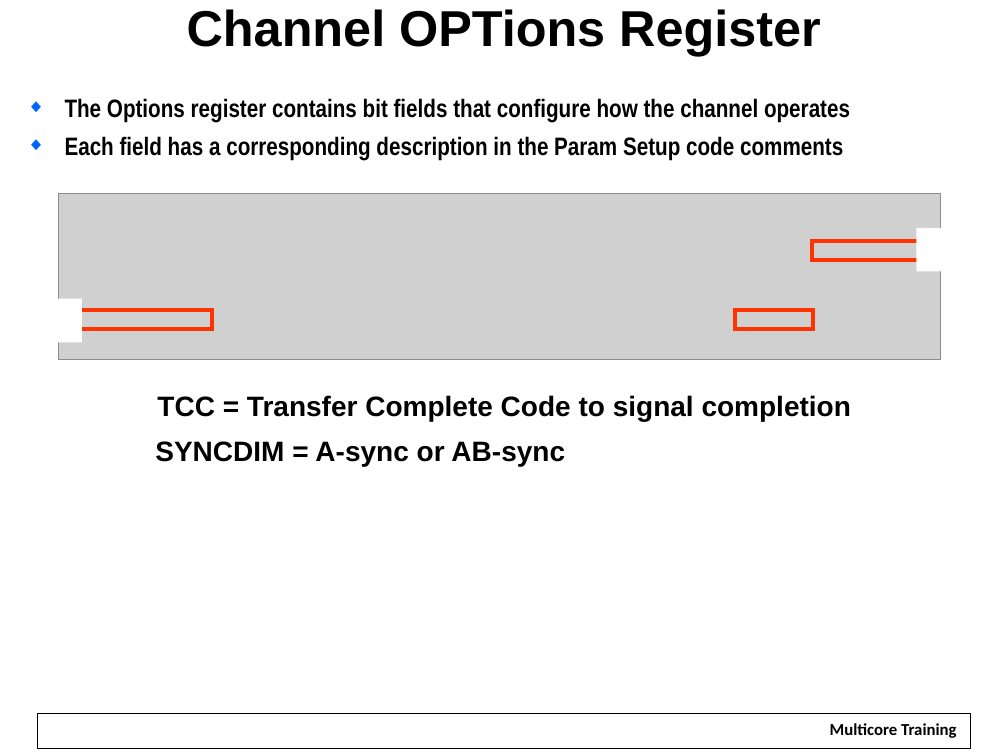
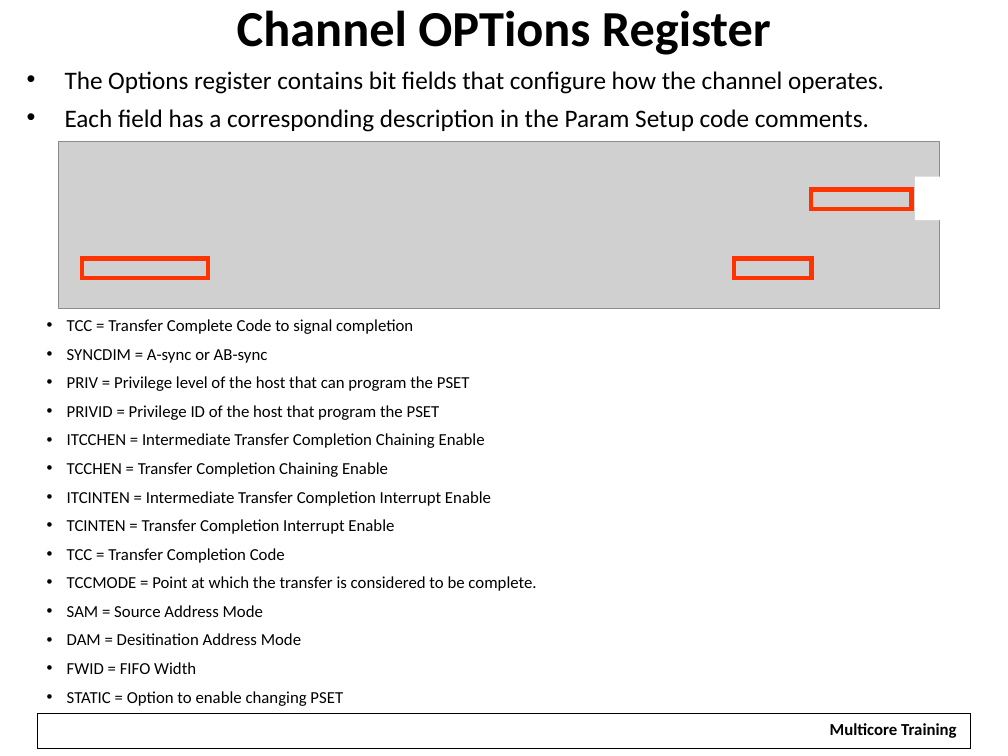
Before and after one commit to hari1989/keystone-workshop, a slide deck: slide 38 of slides/Intro to EDMA.pptx (slide 51 before the commit). Drawn at 1008x756 pixels with LibreOffice and Linux fonts; fonts in the diff are those of the drawing; grey boxes stand for pictures; background and template pictures are left out. Boxes give left, top, right and bottom in pixels: in the first picture for what was removed or moved away, otherwise in the second. Text is boxed around its words. In the diff, an @@ line names an element or a change of style, - is before the commit and + after.

```diff
--- a/slides/Intro to EDMA.pptx
+++ b/slides/Intro to EDMA.pptx
@@ title "Channel OPTions Register" at (x1=237, y1=10, x2=771, y2=55): font Arial to Calibri @@
@@ text at (x1=65, y1=71, x2=884, y2=132): text changed; font Arial Narrow to Calibri; bold off @@
-◆ The Options register contains bit fields that configure how the channel operates
-◆ Each field has a corresponding description in the Param Setup code comments
+• The Options register contains bit fields that configure how the channel operates.
+• Each field has a corresponding description in the Param Setup code comments.
@@ rectangle resized from (x1=812, y1=241, x2=920, y2=260) to (x1=810, y1=190, x2=911, y2=209) @@
@@ rectangle resized from (x1=80, y1=309, x2=213, y2=329) to (x1=82, y1=258, x2=208, y2=277) @@
@@ 2 rectangles, 1 picture moved together from (x1=58, y1=194, x2=947, y2=360) to (x1=58, y1=142, x2=946, y2=308) @@
@@ rectangle removed at (x1=52, y1=298, x2=83, y2=342) @@
@@ text added at (x1=67, y1=319, x2=536, y2=706), 12 pt, text #000000 @@
+• TCC = Transfer Complete Code to signal completion
+• SYNCDIM = A-sync or AB-sync
+• PRIV = Privilege level of the host that can program the PSET
+• PRIVID = Privilege ID of the host that program the PSET
+• ITCCHEN = Intermediate Transfer Completion Chaining Enable
+• TCCHEN = Transfer Completion Chaining Enable
+• ITCINTEN = Intermediate Transfer Completion Interrupt Enable
+• TCINTEN = Transfer Completion Interrupt Enable
+• TCC = Transfer Completion Code
+• TCCMODE = Point at which the transfer is considered to be complete.
+• SAM = Source Address Mode
+• DAM = Desitination Address Mode
+• FWID = FIFO Width
+• STATIC = Option to enable changing PSET
@@ text removed at (x1=157, y1=395, x2=851, y2=421) @@
-TCC = Transfer Complete Code to signal completion
@@ text removed at (x1=155, y1=441, x2=565, y2=466) @@
-SYNCDIM = A-sync or AB-sync
```
Also in this commit, not shown: 30 other slides changed, 26 slides added, 90 slides removed.
